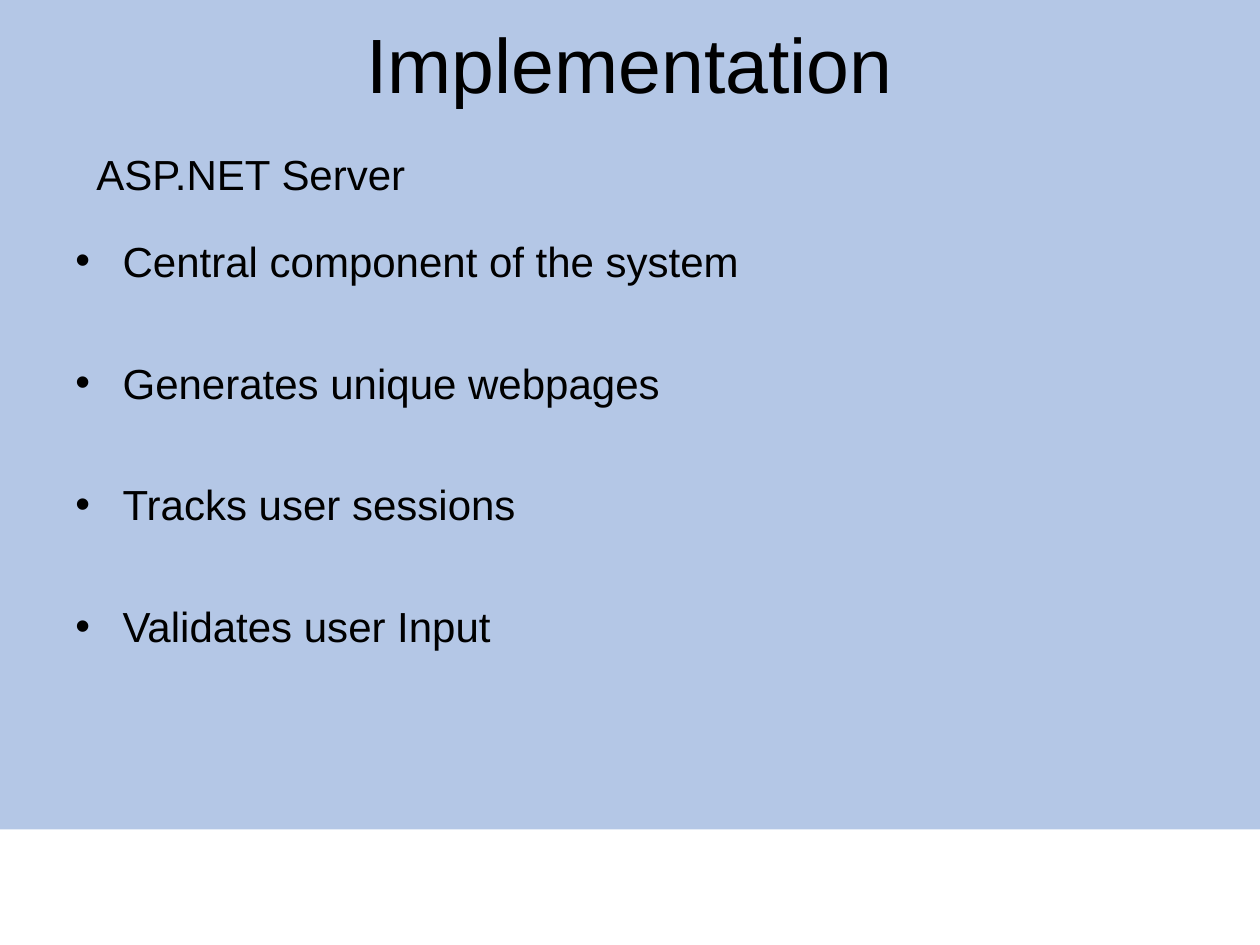
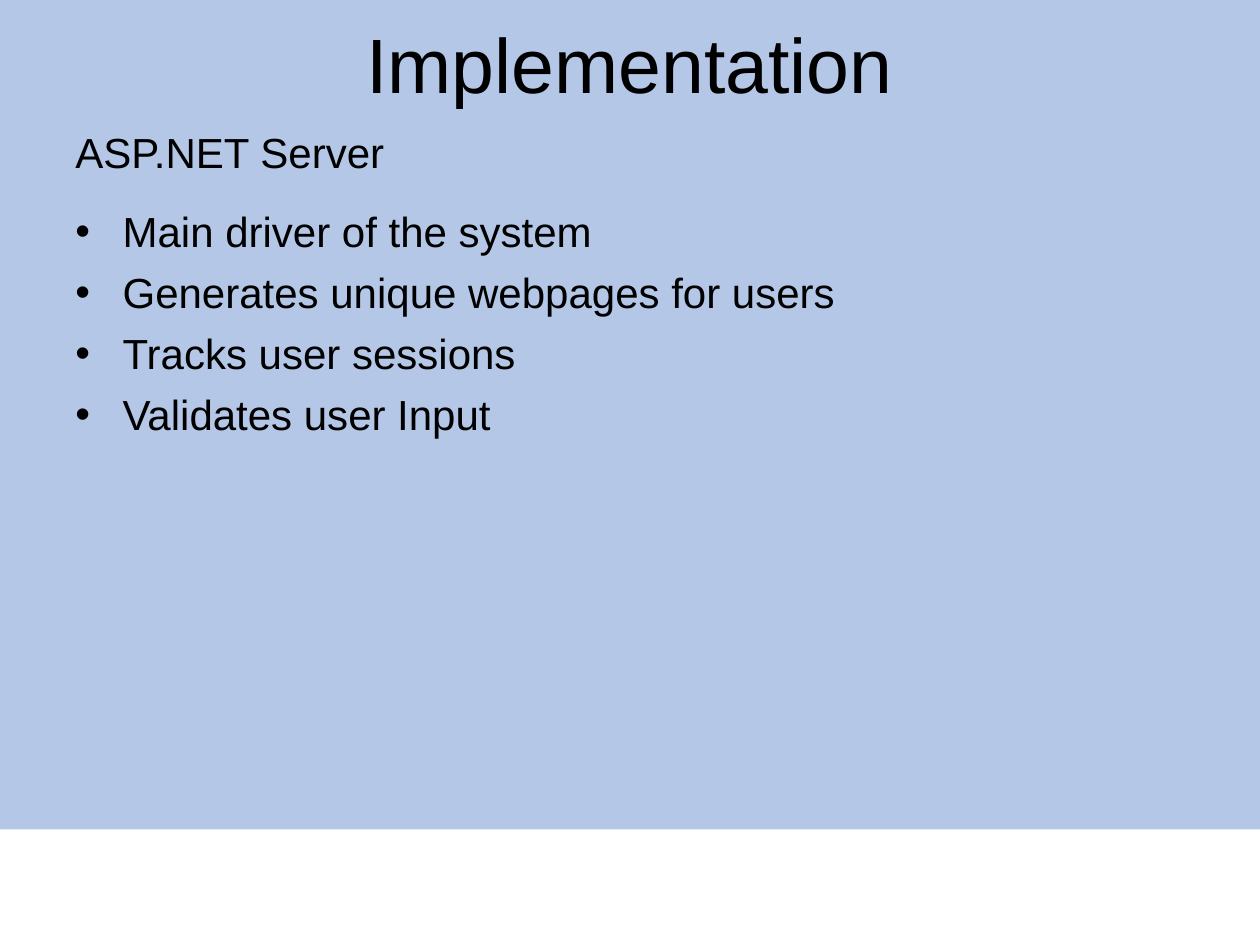
Before and after one commit to cenck09/TheGalleryWalkAlpha, a slide deck: slide 26 of Capstone_galleryWak_newV.ppt (slide 29 before the commit). Drawn at 1260x945 pixels with LibreOffice and Linux fonts; fonts in the diff are those of the drawing; background and template pictures are left out. Boxes give left, top, right and bottom in pixels: in the first picture for what was removed or moved away, otherwise in the second. Text is boxed around its words. In the diff, an @@ line names an element or a change of style, - is before the commit and + after.

```diff
--- a/Capstone_galleryWak_newV.ppt
+++ b/Capstone_galleryWak_newV.ppt
@@ text "ASP.NET Server": place and size @@
-text "ASP.NET Server" at box(96, 160, 406, 191)
+text "ASP.NET Server" at box(75, 138, 384, 169)
@@ text "Main driver of the system": place and size @@
-text "Main driver of the system" at box(123, 246, 739, 651)
+text "Main driver of the system" at box(123, 216, 835, 439)
@@ text at box(123, 216, 835, 317): text changed @@
-• Central component of the system
-• Generates unique webpages
+• Main driver of the system
+• Generates unique webpages for users
```
Also in this commit, not shown: 6 slides removed.
